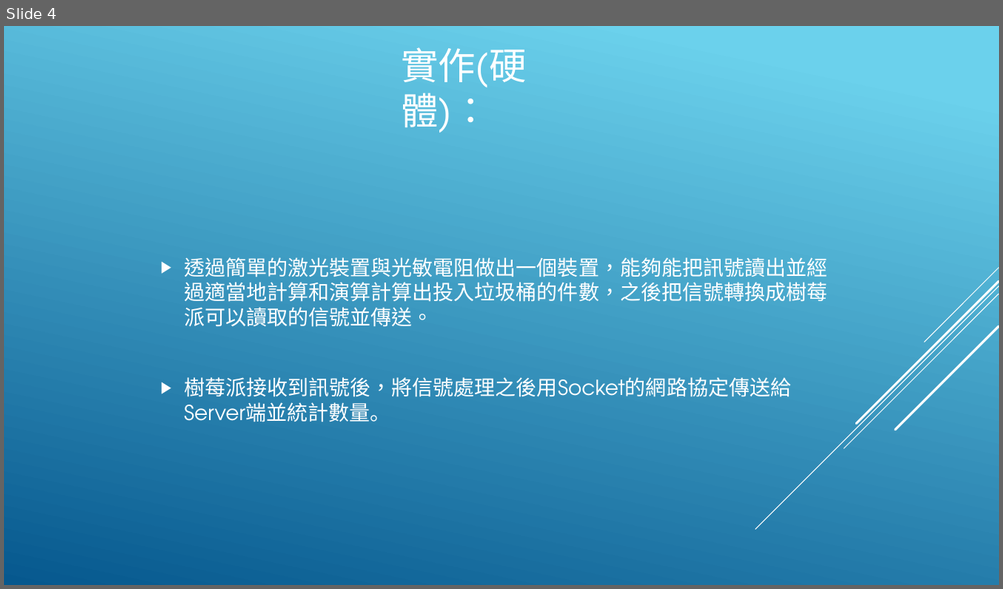
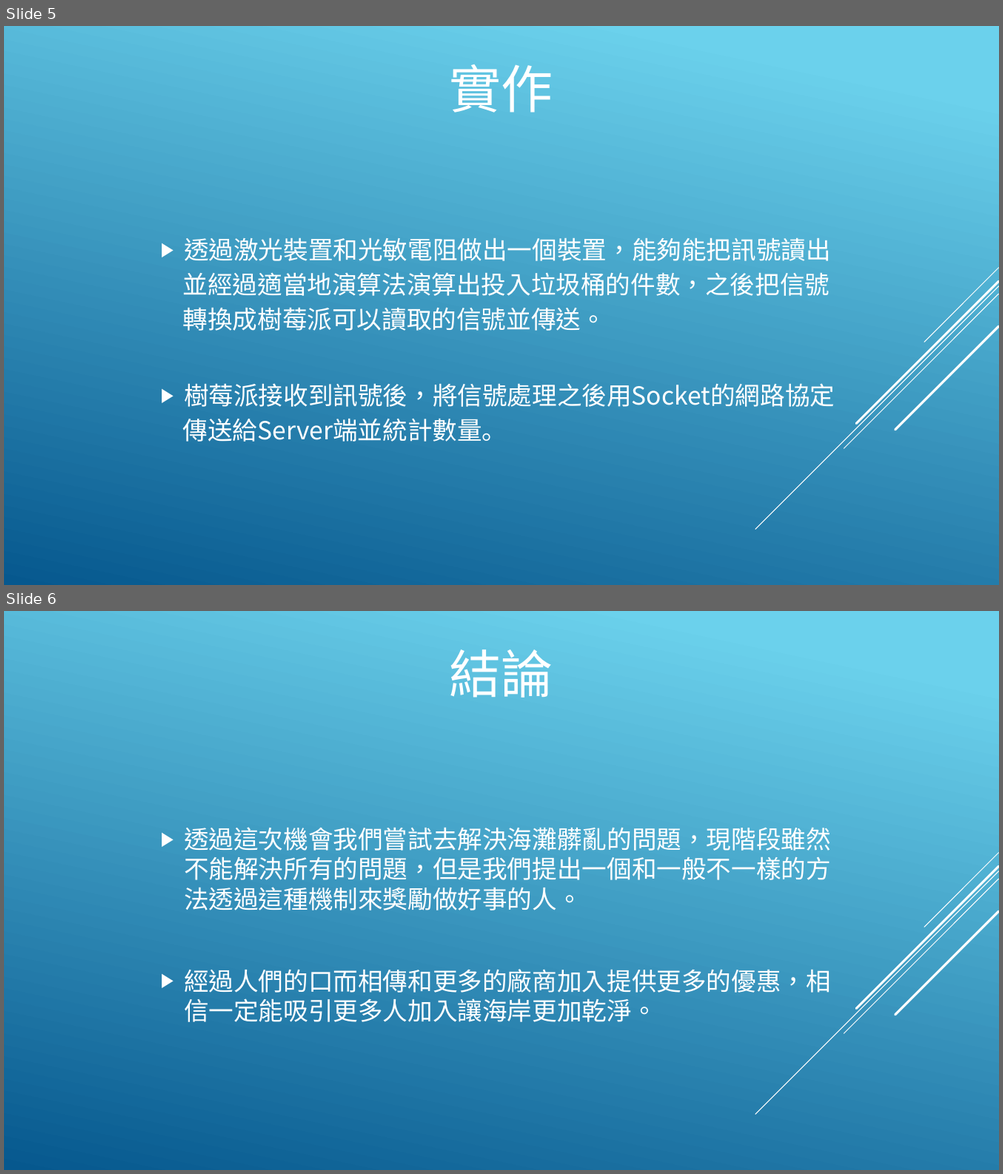
Before and after one commit to DennySORA/Environmental_Sustainability_Partition_Hackathon_2018, a slide deck: doc/永續發展 - 淨灘.pptx. Shown one above the other, each under a label of ours: slide 4 before the commit, slides 5 and 6 after it. The pictures are 1003x589 and 1003x1174 pixels, drawn with LibreOffice and Linux fonts; fonts in the diff are those of the drawing. Boxes give left, top, right and bottom in pixels: in the first picture for what was removed or moved away, otherwise in the second. Text is boxed around its words. In the diff, an @@ line names an element or a change of style, - is before the commit and + after.

```diff
--- a/doc/永續發展 - 淨灘.pptx
+++ b/doc/永續發展 - 淨灘.pptx
@@ slide 6 added at (x1=4, y1=611, x2=999, y2=1170), background gradient #6ED2EB to #06588E; not listed: 5 template elements that a slide beside it also shows @@
@@ title added at (x1=449, y1=649, x2=553, y2=698), 50 pt, text #FFFFFF @@
+結論
@@ text added at (x1=184, y1=827, x2=831, y2=1022), 24 pt, text #FFFFFF @@
+▶ 透過這次機會我們嘗試去解決海灘髒亂的問題，現階段雖然不能解決所有的問題，但是我們提出一個和一般不一樣的方法透過這種機制來獎勵做好事的人。
+▶ 經過人們的口而相傳和更多的廠商加入提供更多的優惠，相信一定能吸引更多人加入讓海岸更加乾淨。
@@ what was slide 4 is now slide 5 @@
@@ slide 5 changed as well @@
@@ title at (x1=449, y1=64, x2=553, y2=113): text changed; size 36 to 50 pt @@
-實作(硬體)：
+實作
@@ text at (x1=183, y1=238, x2=834, y2=442): text changed; size 20 to 24 pt; font TeX Gyre Adventor to Noto Sans CJK SC @@
-▶ 透過簡單的激光裝置與光敏電阻做出一個裝置，能夠能把訊號讀出並經過適當地計算和演算計算出投入垃圾桶的件數，之後把信號轉換成樹莓派可以讀取的信號並傳送。
-▶ 樹莓派接收到訊號後，將信號處理之後用Socket的網路協定傳送給Server端並統計數量。
+▶ 透過激光裝置和光敏電阻做出一個裝置，能夠能把訊號讀出
+並經過適當地演算法演算出投入垃圾桶的件數，之後把信號
+轉換成樹莓派可以讀取的信號並傳送。
+▶ 樹莓派接收到訊號後，將信號處理之後用Socket的網路協定
+傳送給Server端並統計數量。
```
Also in this commit, not shown: 3 other slides changed, 1 other slide added, 2 slides removed.
